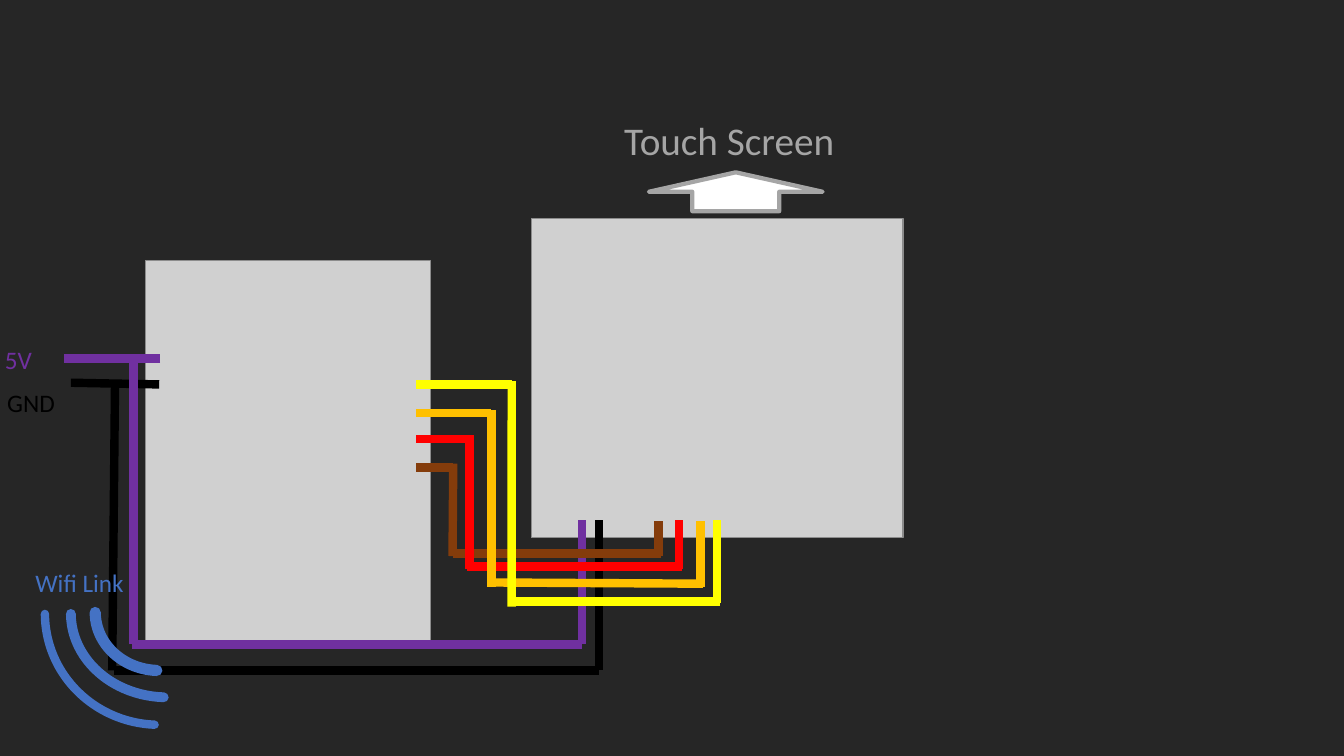
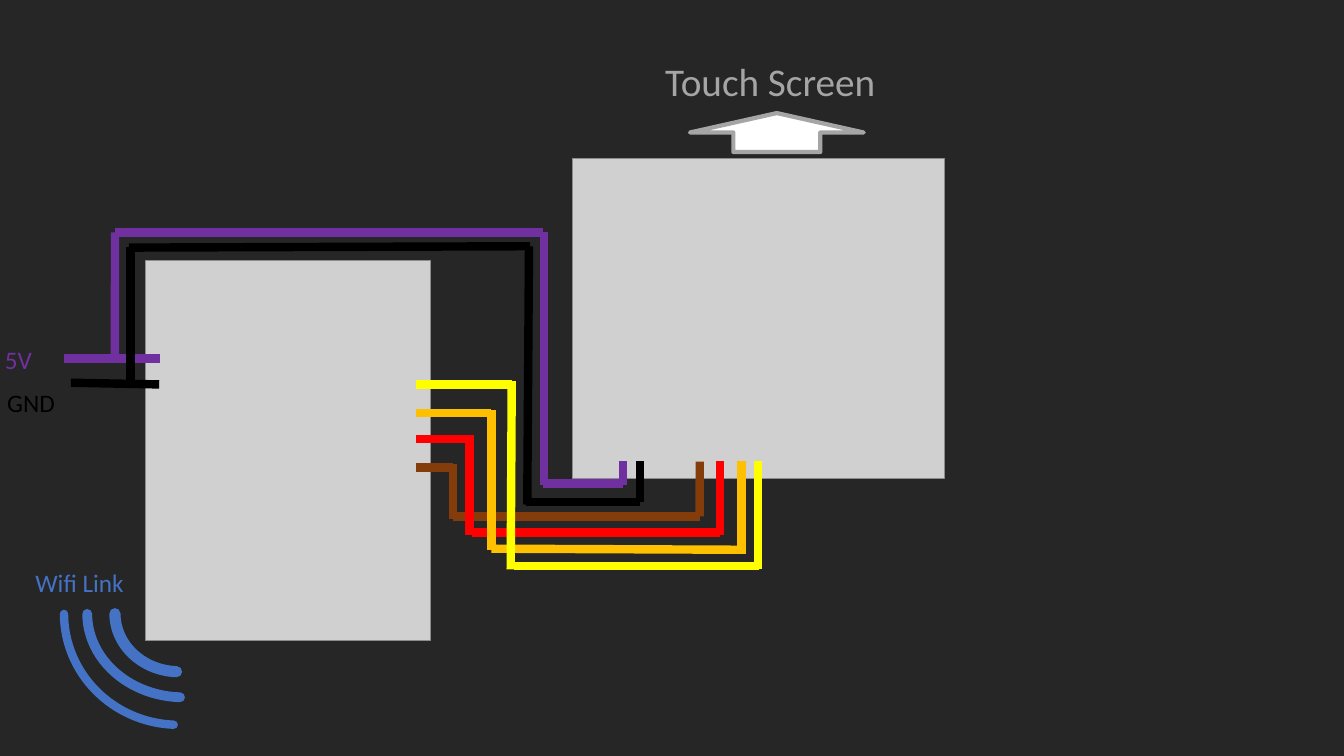
Before and after one commit to Silmaen/onboard, a slide deck: slide 2 of srcdoc/ImageSource/Winring.pptx. Drawn at 1344x756 pixels with LibreOffice and Linux fonts; fonts in the diff are those of the drawing; grey boxes stand for pictures. Boxes give left, top, right and bottom in pixels: in the first picture for what was removed or moved away, otherwise in the second. Text is boxed around its words. In the diff, an @@ line names an element or a change of style, - is before the commit and + after.

```diff
--- a/srcdoc/ImageSource/Winring.pptx
+++ b/srcdoc/ImageSource/Winring.pptx
@@ 1 picture, 1 text, 1 up arrow: place and size @@
-1 picture, 1 text, 1 up arrow at (531, 128, 903, 537)
+1 picture, 1 text, 1 up arrow at (573, 69, 945, 479)
@@ line added from (115, 355) to (115, 233), #7030A0 6 pt @@
@@ line added from (542, 233) to (116, 233), #7030A0 6 pt @@
@@ line moved from (133, 644) - (133, 361) to (543, 485) - (543, 233) @@
@@ line added from (530, 246) to (129, 248), #000000 6 pt @@
@@ line added from (130, 384) to (130, 247), #000000 6 pt @@
@@ line moved from (112, 670) - (115, 384) to (527, 505) - (529, 246) @@
@@ line moved from (512, 607) - (512, 381) to (511, 570) - (512, 381) @@
@@ line moved from (492, 587) - (492, 410) to (492, 549) - (492, 410) @@
@@ line moved from (470, 570) - (470, 436) to (470, 535) - (470, 436) @@
@@ line moved from (453, 557) - (454, 464) to (454, 519) - (454, 464) @@
@@ line moved from (582, 644) - (582, 520) to (623, 485) - (623, 462) @@
@@ line moved from (599, 670) - (599, 520) to (640, 502) - (640, 462) @@
@@ line moved from (658, 557) - (658, 521) to (700, 516) - (700, 462) @@
@@ line moved from (680, 570) - (680, 520) to (720, 535) - (720, 462) @@
@@ line moved from (701, 587) - (701, 521) to (742, 554) - (742, 462) @@
@@ line moved from (717, 603) - (717, 520) to (758, 570) - (758, 462) @@
@@ arc (boxed as its full ellipse): place and size @@
-arc (boxed as its full ellipse) at (44, 502, 273, 725)
+arc (boxed as its full ellipse) at (64, 502, 292, 725)
@@ line moved from (114, 670) - (599, 670) to (526, 502) - (640, 502) @@
@@ line moved from (132, 645) - (582, 645) to (542, 484) - (623, 484) @@
@@ arc (boxed as its full ellipse): place and size @@
-arc (boxed as its full ellipse) at (72, 529, 264, 698)
+arc (boxed as its full ellipse) at (88, 529, 280, 698)
@@ line moved from (661, 554) - (454, 554) to (700, 516) - (454, 516) @@
@@ line moved from (683, 567) - (467, 567) to (720, 532) - (473, 532) @@
@@ arc (boxed as its full ellipse): place and size @@
-arc (boxed as its full ellipse) at (95, 554, 223, 671)
+arc (boxed as its full ellipse) at (115, 555, 243, 672)
@@ line moved from (703, 584) - (489, 583) to (742, 549) - (492, 548) @@
@@ line moved from (720, 602) - (512, 602) to (759, 567) - (514, 567) @@
```
Also in this commit, not shown: 2 other files.
